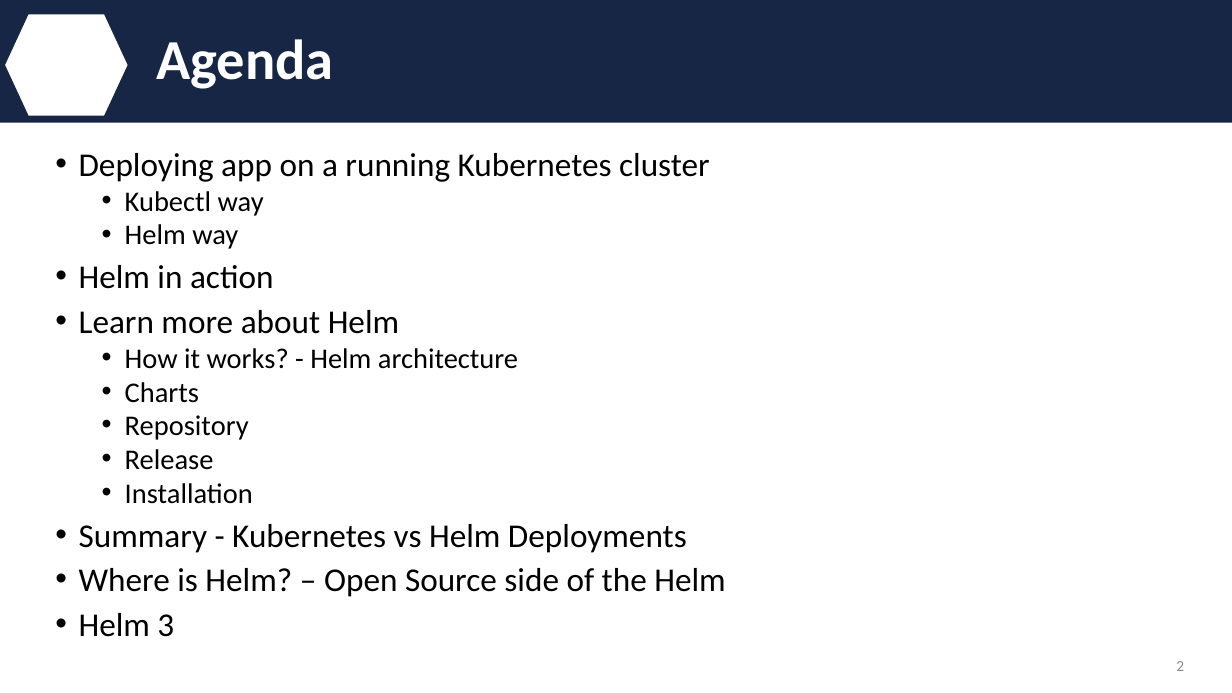
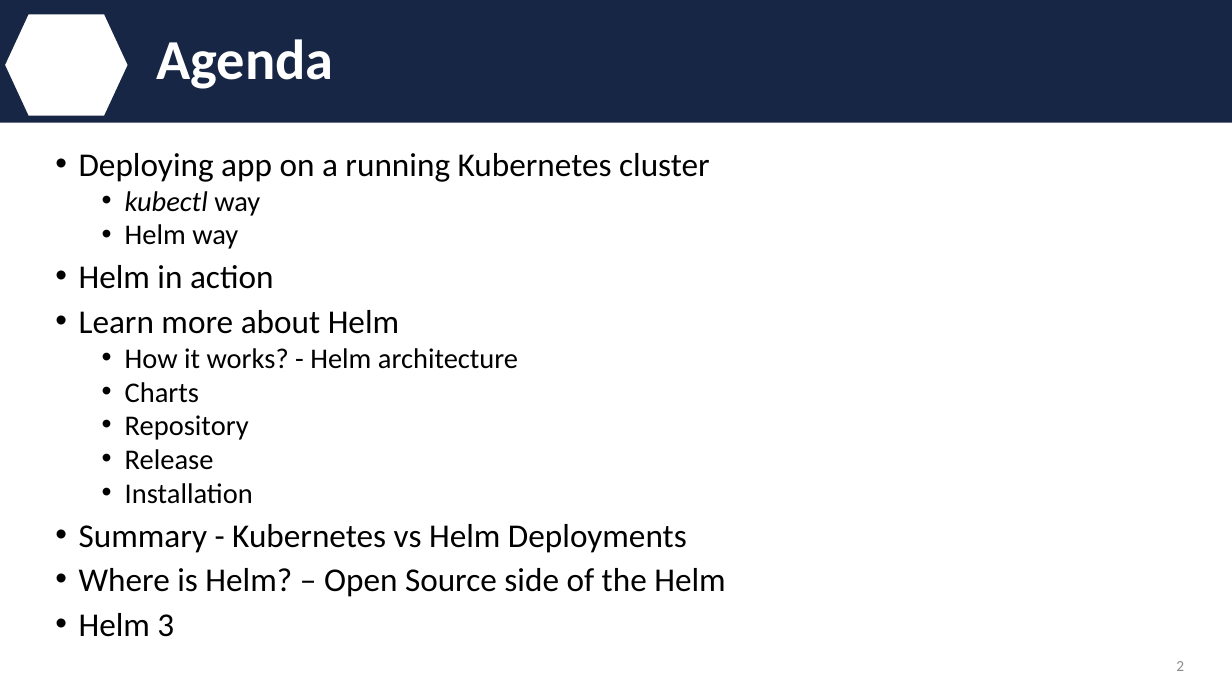
Before and after one commit to IBM/helm101, a slide deck: slide 2 of presentation/Helm.pptx. Drawn at 1232x693 pixels with LibreOffice and Linux fonts; fonts in the diff are those of the drawing; background and template pictures are left out. Boxes give left, top, right and bottom in pixels: in the first picture for what was removed or moved away, otherwise in the second. Text is boxed around its words. In the diff, an @@ line names an element or a change of style, - is before the commit and + after.

```diff
--- a/presentation/Helm.pptx
+++ b/presentation/Helm.pptx
@@ text at (125,191,260,216): text changed; italic on @@
-  • Kubectl way
+  • kubectl way
```
Also in this commit, not shown: 7 other slides changed.
